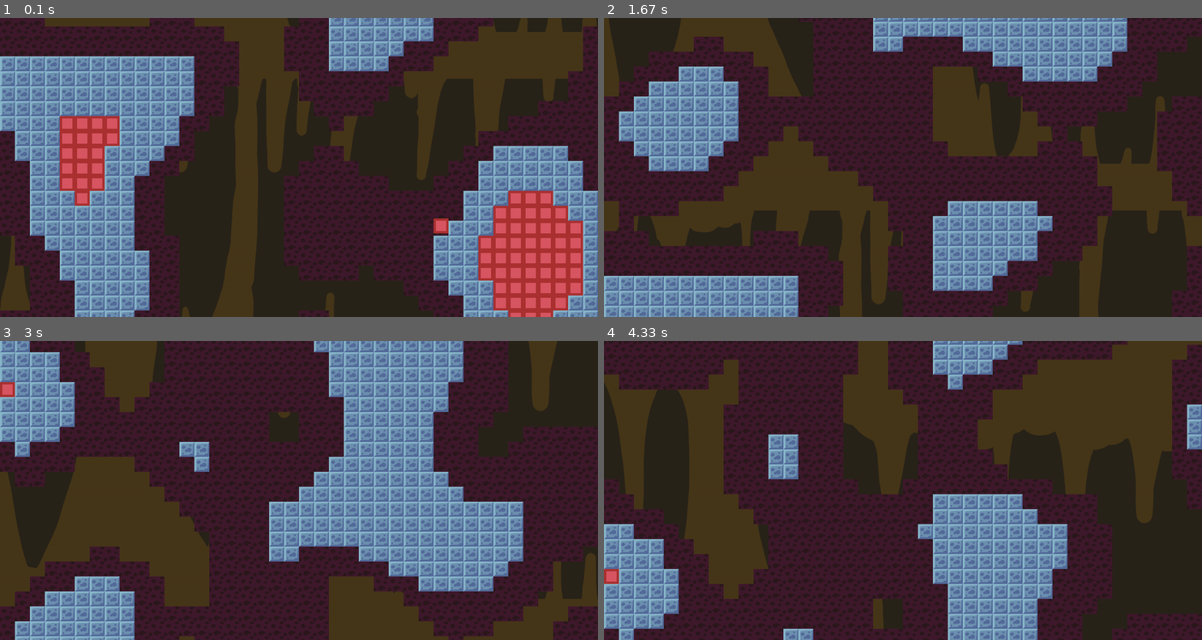
Above: before the commit, frames 1-4 (two rows, left to right).
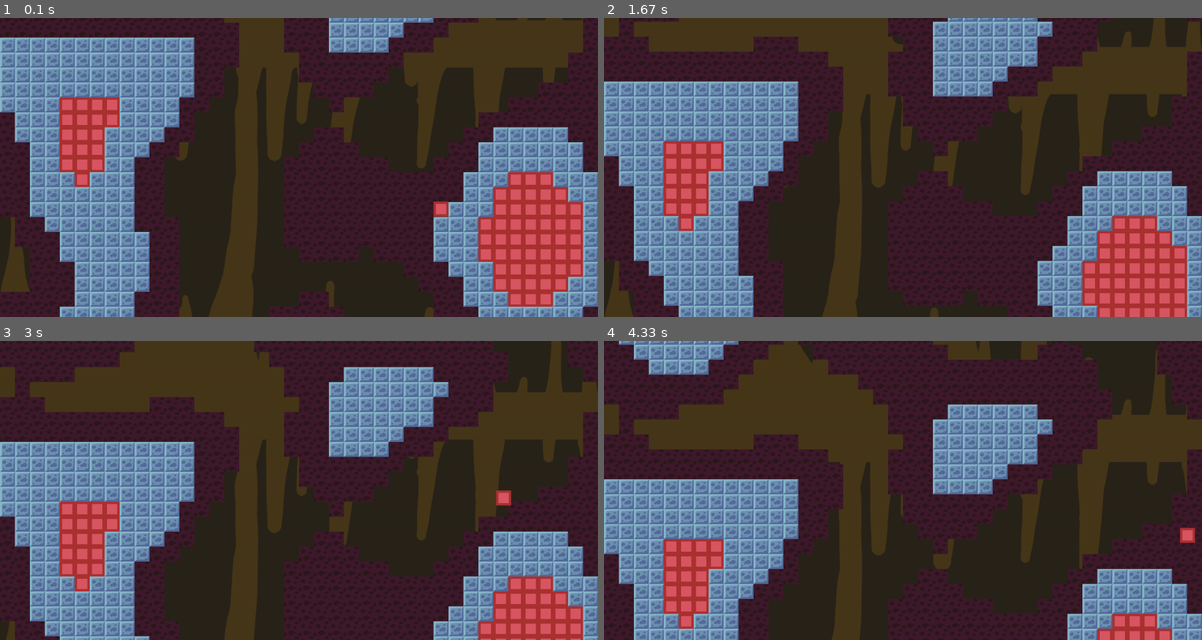
Above: after the commit, the same moments.

Repository: ARKANYOTA/Pygame-Test
Game: pygame game, started from scripts/index.py
Same seed, same stepped clock (60 frames per second), same inputs: the game is played once before the commit and once after it.
Inputs:
- Up to frame 1 (0.1 s): no input
- Up to frame 2 (1.67 s): hold D 0.33-0.8 s; hold W 0.83-1.13 s; tap Z at 0.9, 1.23, 1.53 s; hold D 1.17-1.63 s
- Up to frame 3 (3 s): hold A 1.67-2.2 s; tap Z at 1.73, 2.03, 2.3, 2.63, 2.93 s; hold S 2.23-2.53 s; hold A 2.57-2.97 s
- Up to frame 4 (4.33 s): hold D 3.4-4.03 s; tap Z at 3.47, 3.77, 4.13 s; hold S from 4.07 s (still down)

The runs differ from the first frame. In frame 1, 29% of the frame differs, in the area x 0-100%, y 0-100%; in frame 2, 55%; in frame 3, 61%; in frame 4, 59%.

Commit message:
amazing update !

Diff:
--- /dev/null
+++ b/scripts/block.py
@@ -0,0 +1,12 @@
+class BlockType:
+    def __init__(self, hardness, breakingTime, texture, collide):
+        self.hardness = hardness
+        self.breakingTime = breakingTime
+        self.texture = texture
+        self.collide = collide
+
+
+class Block:
+    def __init__(self, blockType, position):
+        self.blockType = blockType
+        self.position = position
--- a/scripts/index.py
+++ b/scripts/index.py
@@ -1,12 +1,11 @@
-import sys, pygame
-from vector2 import *
+import sys
+
+from background import *
+from constants import *
+from input import *
 from perlinnoise import *
 from player import Player
-from random import randint, uniform
-from math import sin, cos, floor
-from input import *
-from background import *
-from constants import *
+from block import *
 
 
 def main():
@@ -27,15 +26,21 @@
     mineralTexture = pygame.transform.scale(pygame.image.load("../textures/redsquare.png"), BLOCKWIDTH_2TUPLE)
     groundBGTexture = pygame.transform.scale(pygame.image.load("../textures/dummyDecoGround.png"), BLOCKWIDTH_2TUPLE)
     blankTexture = pygame.transform.scale(pygame.image.load("../textures/blank.png"), BLOCKWIDTH_2TUPLE)
-    tileTextures = [blankTexture, groundBGTexture, groundTexture, mineralTexture]
 
     backgroundTexture = pygame.transform.scale(pygame.image.load("../textures/background_cave.png"), (SCRWIDTH, 2000))
 
     # Game variables and classes
     noise = PerlinNoise(SEED, 0, 0, 10, SCRWIDTH // BLOCKWIDTH, SCRHEIGHT // BLOCKWIDTH + 1)
     background = Background(backgroundTexture, 0.6)
-    scrollspeed = 5
+    scrollspeed = 1
     noise.create_noisemap_list()
+
+    tiles = [
+        BlockType(0, 0, blankTexture, False),
+        BlockType(0, 0, groundBGTexture, False),
+        BlockType(0, 100, groundTexture, True),
+        BlockType(1, 500, mineralTexture, True)
+    ]
 
     # Players init
     players = []
@@ -61,11 +66,11 @@
             noise.pos.y -= 1
             noise.screenpos.y %= BLOCKWIDTH
             noise.update_map()
-        noise.print_perlin_noise(DISPLAY, 0, noise.screenpos.y - BLOCKWIDTH, BLOCKWIDTH, tileTextures)
+        noise.print_perlin_noise(DISPLAY, 0, noise.screenpos.y - BLOCKWIDTH, BLOCKWIDTH, tiles)
 
         if len(players) == 0:
             playerposinit = noise.find_empty_xy(BLOCKWIDTH)
-            players.append(Player(DISPLAY, 1, playerposinit[1], playerposinit[0], scrollspeed))
+            players.append(Player(DISPLAY, 1, tiles, playerposinit[1], playerposinit[0], scrollspeed))
 
         for player in players:
             DISPLAY.blit(playerTextures[player.playerNumber - 1], (player.pos.x, player.pos.y))
--- a/scripts/object.py
+++ /dev/null
@@ -1,7 +0,0 @@
-
-class Object:
-    def __init__(self, location, hardness, breakingTime, tool):
-        self.location = location
-        self.hardness = hardness
-        self.breakingTime = breakingTime
-        self.tool = tool
--- a/scripts/perlinnoise.py
+++ b/scripts/perlinnoise.py
@@ -107,11 +107,11 @@
             li2[col] = noise
         self.map.insert(0, li2)
 
-    def print_perlin_noise(self, display, screen_x, screen_y, blockwidth, tileTextures):
+    def print_perlin_noise(self, display, screen_x, screen_y, blockwidth, tiles):
         for row in range(self.height):
             for col in range(self.width):
                 noise = self.map[row][col]
-                display.blit(tileTextures[noise], (col * blockwidth + screen_x, row * blockwidth + screen_y))
+                display.blit(tiles[noise].texture, (col * blockwidth + screen_x, row * blockwidth + screen_y))
         return True
 
     def find_empty_xy(self, blockw):
--- a/scripts/player.py
+++ b/scripts/player.py
@@ -5,7 +5,7 @@
 
 
 class Player:
-    def __init__(self, display, playerNumber, x=0, y=0, scrollspeed=0.5, width=32, speed=0.5, slipperiness=0.9):
+    def __init__(self, display, playerNumber, tiles, x=0, y=0, scrollspeed=0.5, width=32, speed=0.5, slipperiness=0.9):
         self.display = display
         self.playerNumber = playerNumber
         self.screenPosition = Vector2(x, y)
@@ -16,21 +16,14 @@
         self.slipperiness = slipperiness
         self.scrollspeed = scrollspeed
         self.isGrounded = False
-        self.axe = 0
         self.pickaxe = 0
-        self.hand = 0
         self.lastDirection = 0  # 0 = Rien, 1= Droite, -1=Gauche
-
-    def setAxe(self, level):
-        self.axe = level
+        self.tiles = tiles
 
     def setPickaxe(self, level):
         self.pickaxe = level
 
-    def setHand(self, tool):
-        self.hand = tool
-
-    def setposition(self, x, y):
+    def setPosition(self, x, y):
         self.pos = Vector2(x, y)
 
     def setX(self, x):
@@ -45,7 +38,7 @@
     def moveY(self, y):
         self.pos.y += y
 
-    def getposition(self):
+    def getPosition(self):
         return self.pos
 
     def getX(self):
@@ -75,14 +68,8 @@
     def setYVelocity(self, yVelocity):
         self.velocity.y = yVelocity
 
-    def getAxe(self):
-        return self.axe
-
     def getPickaxe(self):
         return self.pickaxe
-
-    def getHand(self):
-        return self.hand
 
     def getPlayerNumber(self):
         return self.playerNumber
@@ -93,7 +80,7 @@
         j = floor(self.pos.x / self.width)
         if i + 1 < len(map):
             # print(i, j, map[i][j])
-            return map[i + 1][j] == 2
+            return self.tiles[map[i + 1][j]].collide
         else:
             return False
 
@@ -103,10 +90,10 @@
             if self.velocity.x > 0:
                 print(i, int((self.pos.y + self.width + self.width) // self.width),
                       map[i][int((self.pos.y + self.width + self.width) // self.width)])
-                return map[i][int((self.pos.y + self.width + self.width) // self.width)] == 2
+                return self.tiles[map[i][int((self.pos.y + self.width + self.width) // self.width)]].collide
             elif self.velocity.x < 0:
                 print(i, int(self.pos.y // self.width), map[i][int(self.pos.y // self.width)])
-                return map[i][int(self.pos.y // self.width)] == 2
+                return self.tiles[map[i][int(self.pos.y // self.width)]].collide
         return False
 
     def tryMining(self, map):
